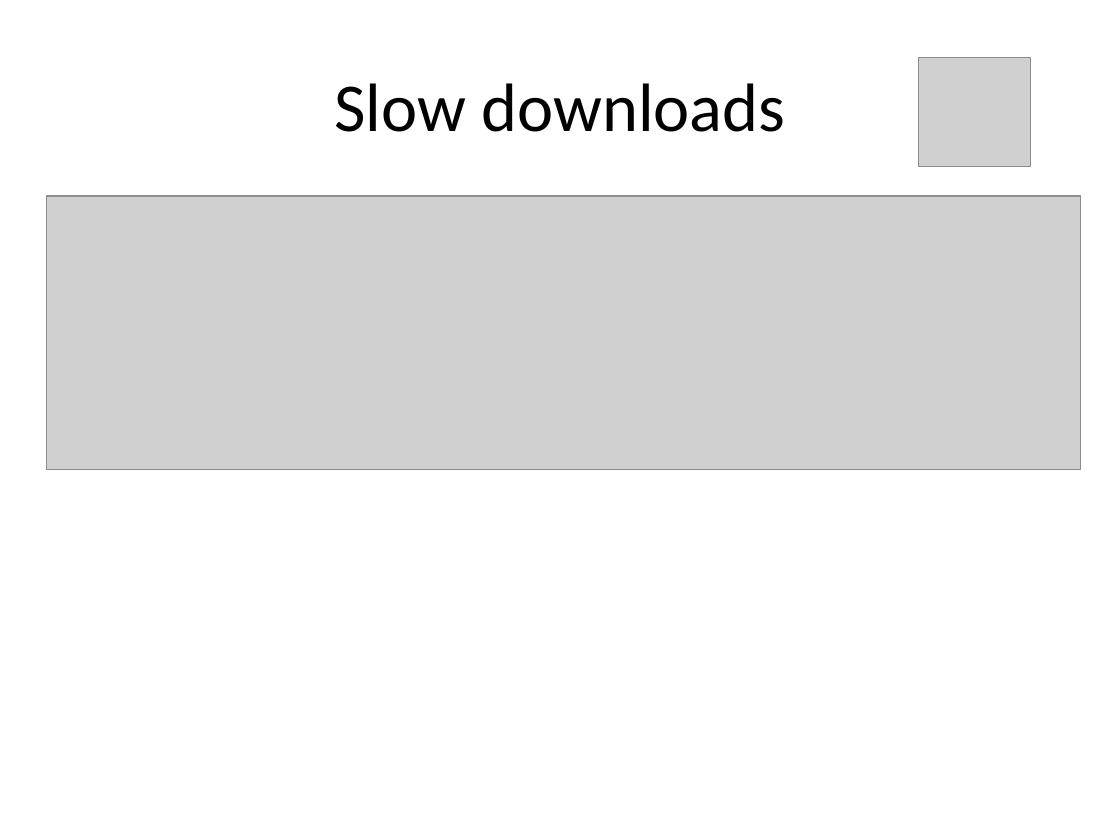
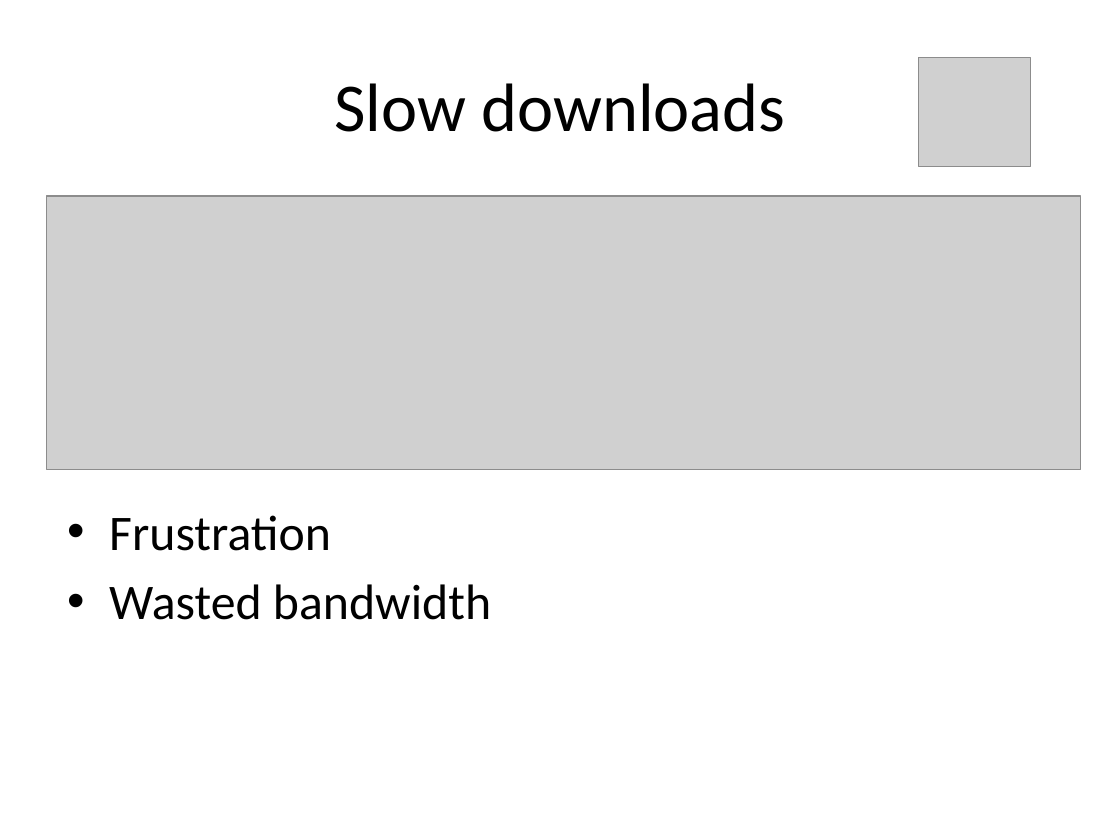
Before and after one commit to rdp/p2pwebclient, a slide deck: slide 4 of thesis_presentation/How to Make the Internet Faster.pptx. Drawn at 1120x840 pixels with LibreOffice and Linux fonts; fonts in the diff are those of the drawing; grey boxes stand for pictures. Boxes give left, top, right and bottom in pixels: in the first picture for what was removed or moved away, otherwise in the second. Text is boxed around its words. In the diff, an @@ line names an element or a change of style, - is before the commit and + after.

```diff
--- a/thesis_presentation/How to Make the Internet Faster.pptx
+++ b/thesis_presentation/How to Make the Internet Faster.pptx
@@ text added at box(109, 515, 491, 620), 32 pt, text #000000 @@
+• Frustration
+• Wasted bandwidth
```
Also in this commit, not shown: 2 other slides changed.
